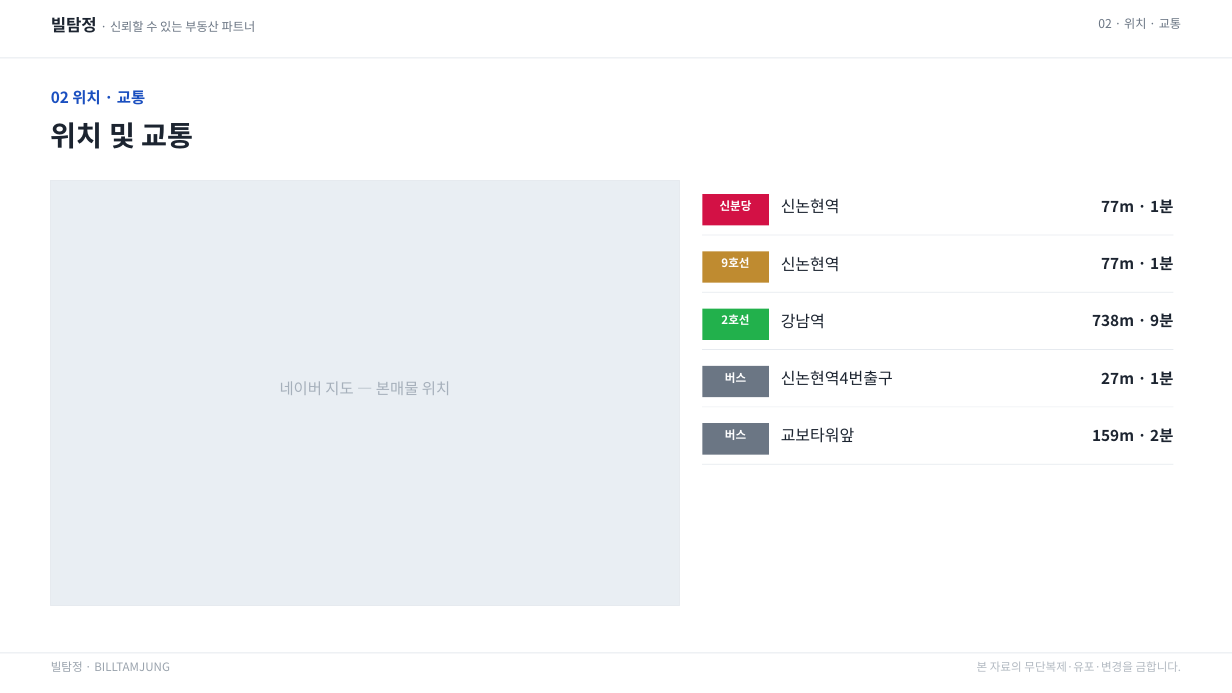
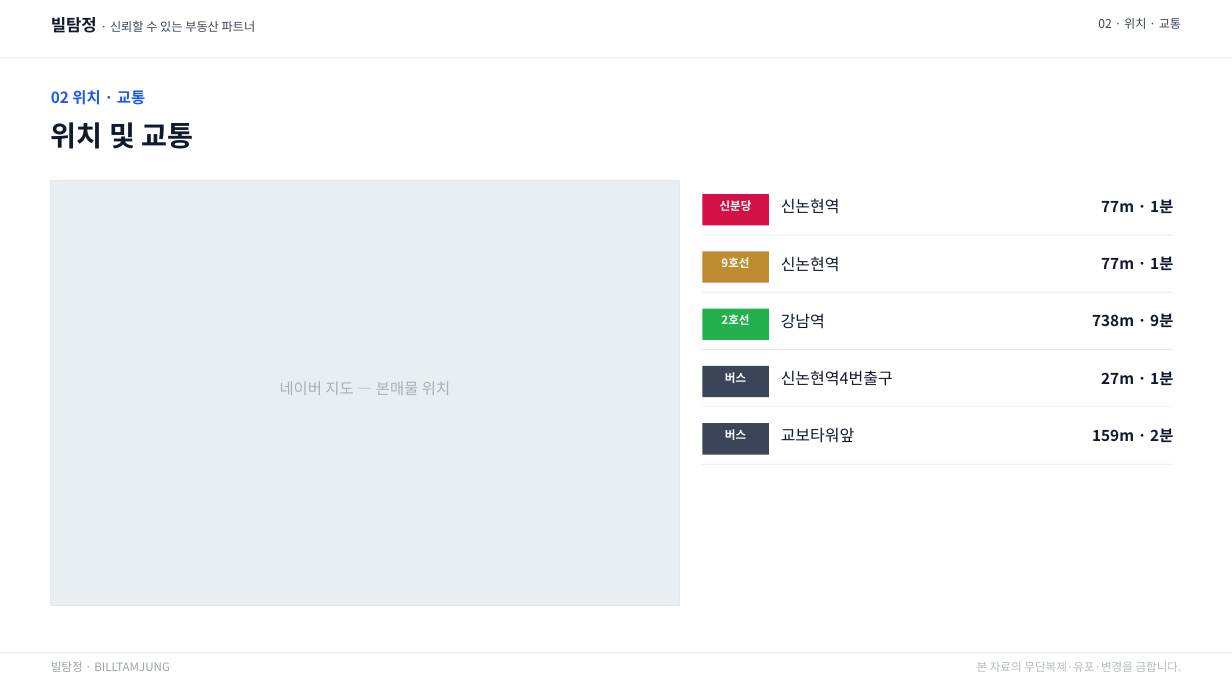
Before and after one commit to lsu7202/billtamjung, a slide deck: slide 3 of specs/02-screens/_mockups/브리핑.pptx. Drawn at 1232x693 pixels with LibreOffice and Linux fonts; fonts in the diff are those of the drawing. Boxes give left, top, right and bottom in pixels: in the first picture for what was removed or moved away, otherwise in the second. Text is boxed around its words. In the diff, an @@ line names an element or a change of style, - is before the commit and + after.

```diff
--- a/specs/02-screens/_mockups/브리핑.pptx
+++ b/specs/02-screens/_mockups/브리핑.pptx
@@ text "빌탐정 · 신뢰할 수 있는 ..." at [51,17,256,33]: text colour #1C2430 to #0F1A2E in "빌탐정"; text colour #6B7684 to #3A4657 in "· 신뢰할 수 있는 부동산 파트너" @@
@@ text "02 · 위치 · 교통" at [1098,18,1181,29]: text colour #6B7684 to #3A4657 @@
@@ text "02 위치 · 교통" at [51,90,145,105]: text colour #1A4FC0 to #1E5AF0 @@
@@ rectangle at [702,366,769,397]: fill #6B7684 to #3A4657 @@
@@ rectangle at [702,423,769,455]: fill #6B7684 to #3A4657 @@
```
Also in this commit, not shown: 6 other slides changed, 39 other files.
